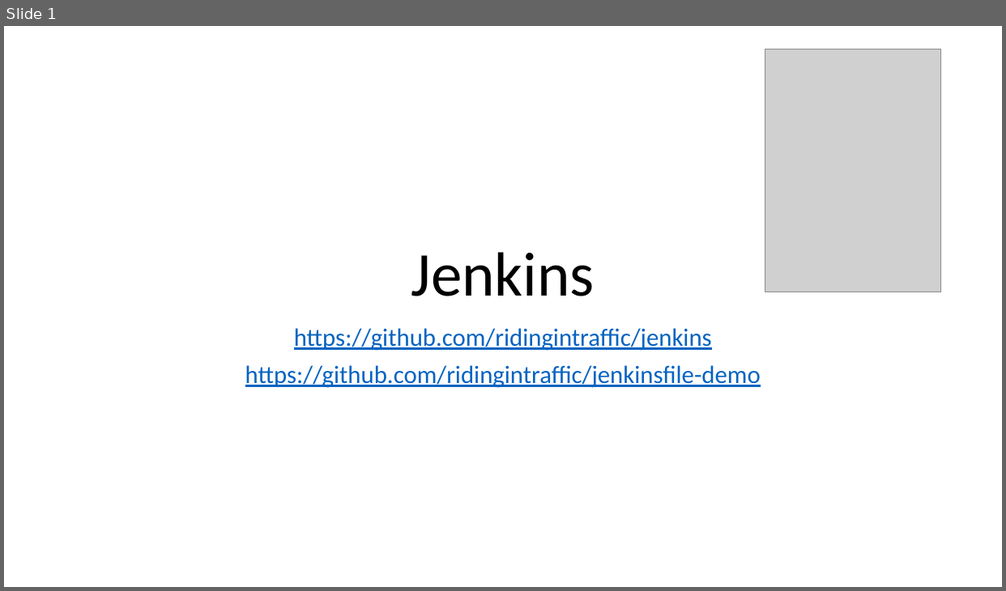
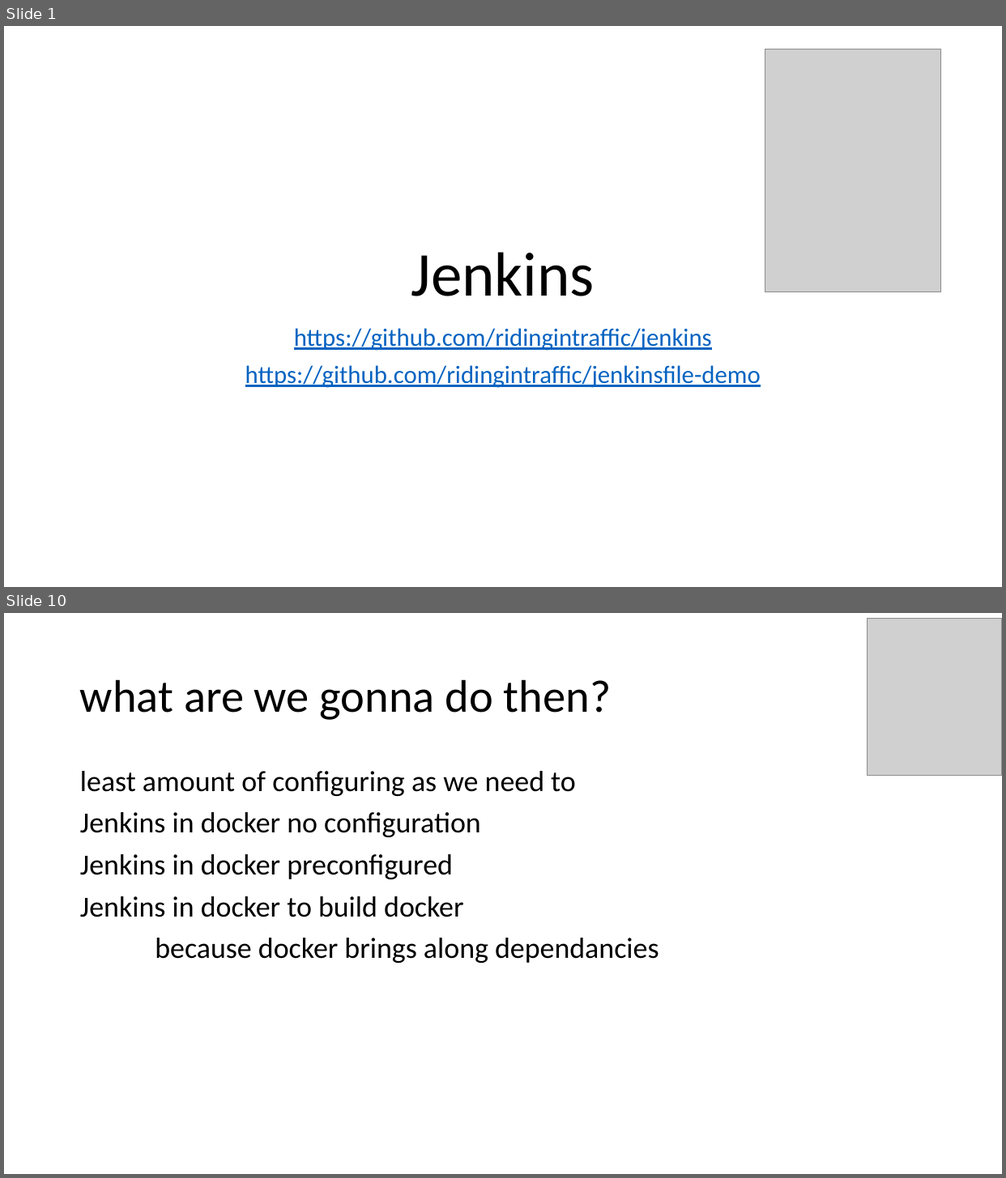
Before and after one commit to ridingintraffic/jenkins, a slide deck: jenkins.pptx. Shown one above the other, each under a label of ours: slide 1 before the commit, slides 1 and 10 after it; the slides between them are not shown. The pictures are 1006x591 and 1006x1178 pixels, drawn with LibreOffice and Linux fonts; fonts in the diff are those of the drawing; grey boxes stand for pictures. Boxes give left, top, right and bottom in pixels: in the first picture for what was removed or moved away, otherwise in the second. Text is boxed around its words. In the diff, an @@ line names an element or a change of style, - is before the commit and + after.

```diff
--- a/jenkins.pptx
+++ b/jenkins.pptx
@@ slide 10 added at [4,613,1002,1174], background #FFFFFF @@
@@ picture added at [867,619,1002,776] @@
@@ title added at [80,679,611,720], 44 pt, text #000000 @@
+what are we gonna do then?
@@ text added at [80,771,658,963], 28 pt, text #000000 @@
+least amount of configuring as we need to
+Jenkins in docker no configuration
+Jenkins in docker preconfigured
+Jenkins in docker to build docker
+because docker brings along dependancies
```
Also in this commit, not shown: 1 slide changed, 9 other slides added, 1 other file.
